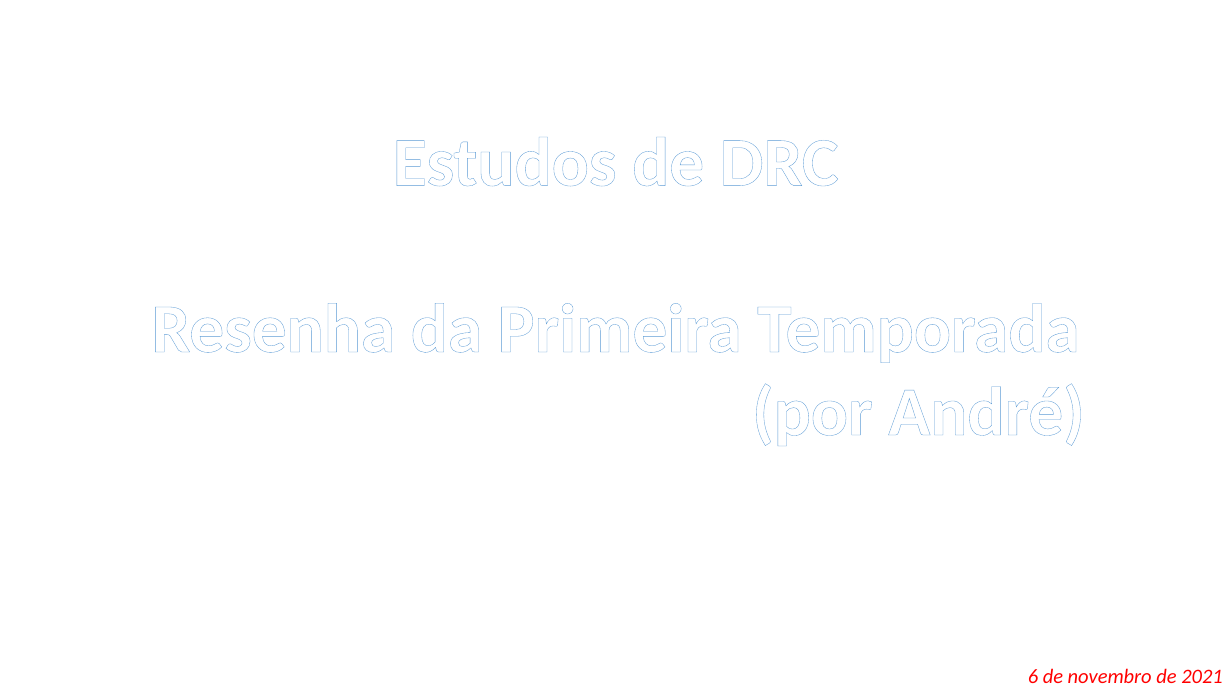
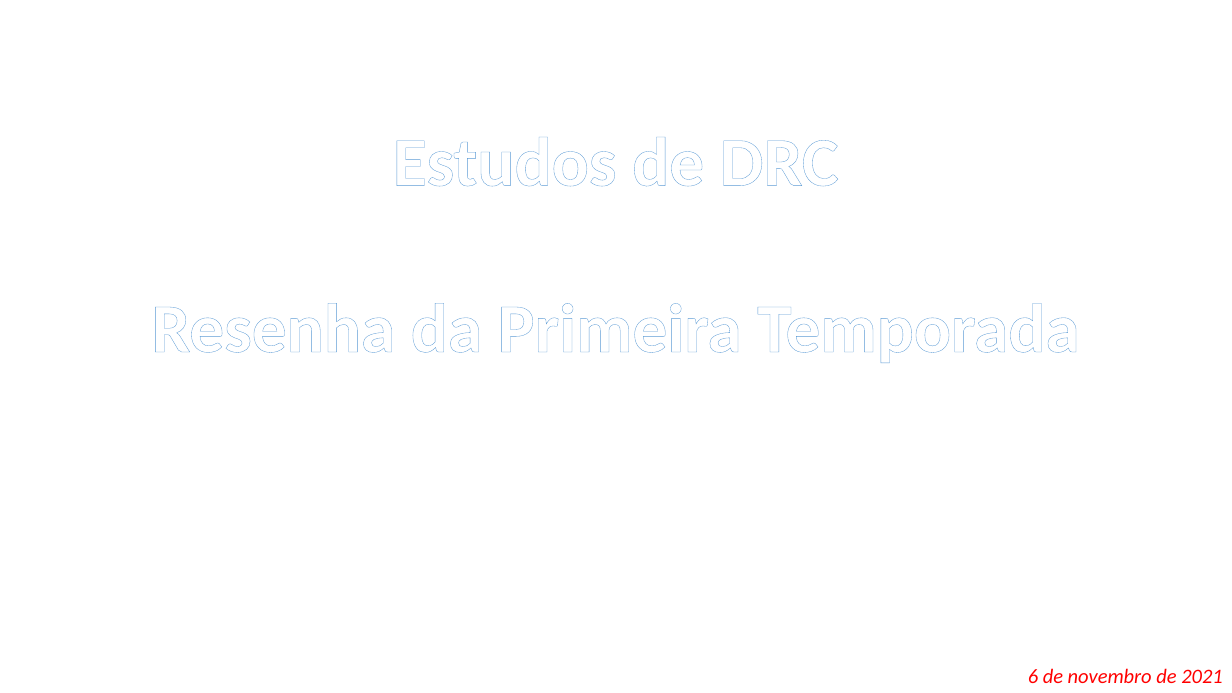
Before and after one commit to andreplima/collabSergio, a slide deck: slide 1 of support/Proposta de Trabalho.pptx. Drawn at 1232x693 pixels with LibreOffice and Linux fonts; fonts in the diff are those of the drawing. Boxes give left, top, right and bottom in pixels: in the first picture for what was removed or moved away, otherwise in the second. Text is boxed around its words. In the diff, an @@ line names an element or a change of style, - is before the commit and + after.

```diff
--- a/support/Proposta de Trabalho.pptx
+++ b/support/Proposta de Trabalho.pptx
@@ text at (752,383,1084,446): paragraph removed @@
-(por André)
```
Also in this commit, not shown: 3 other slides changed, 1 slide added, 12 other files.
